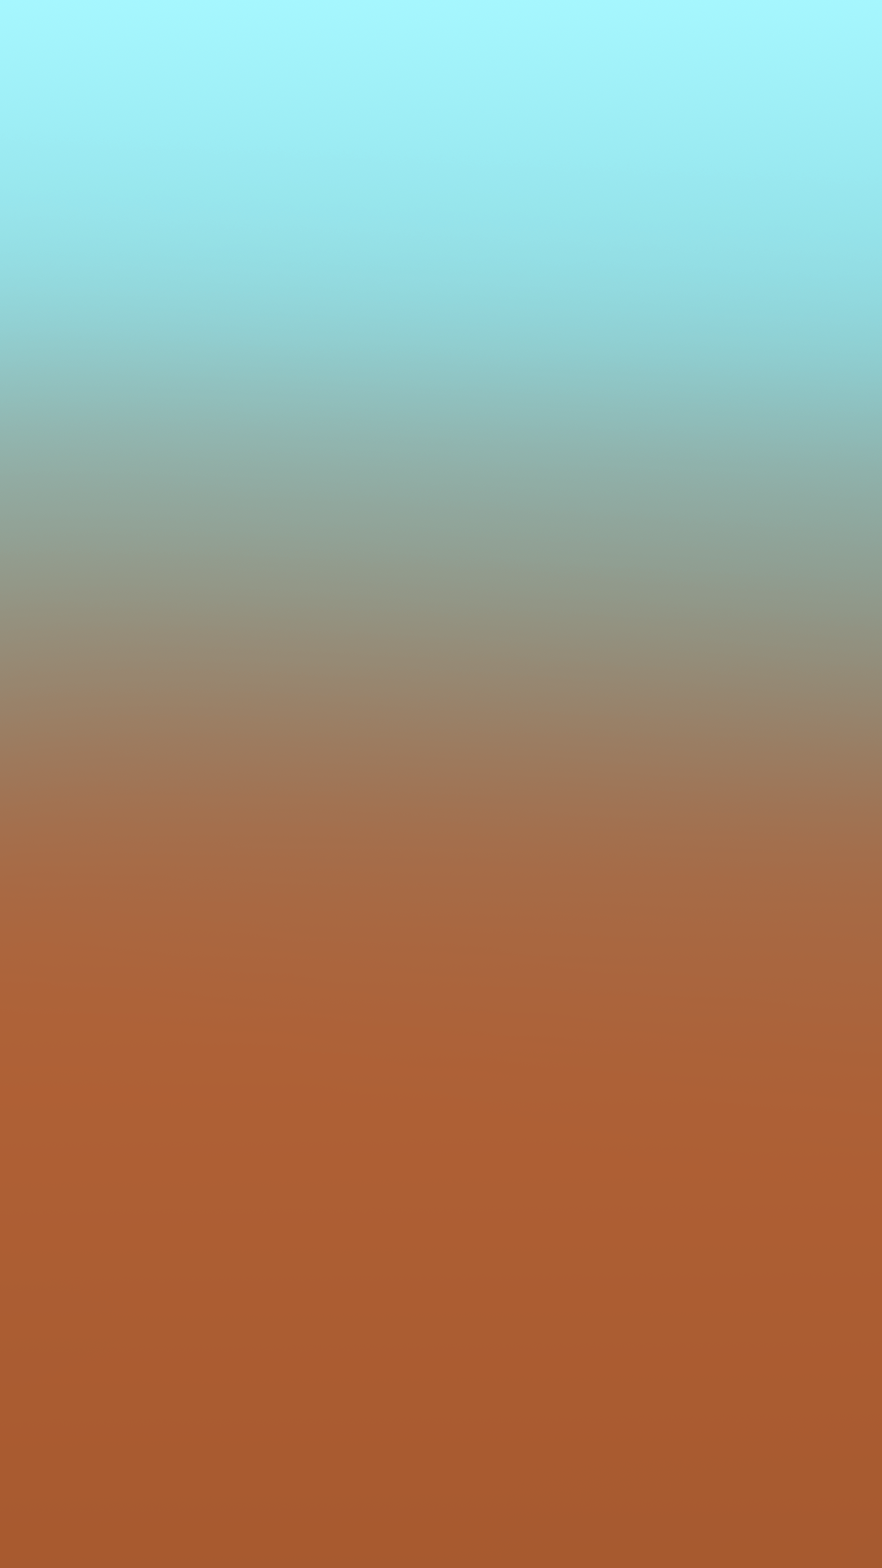
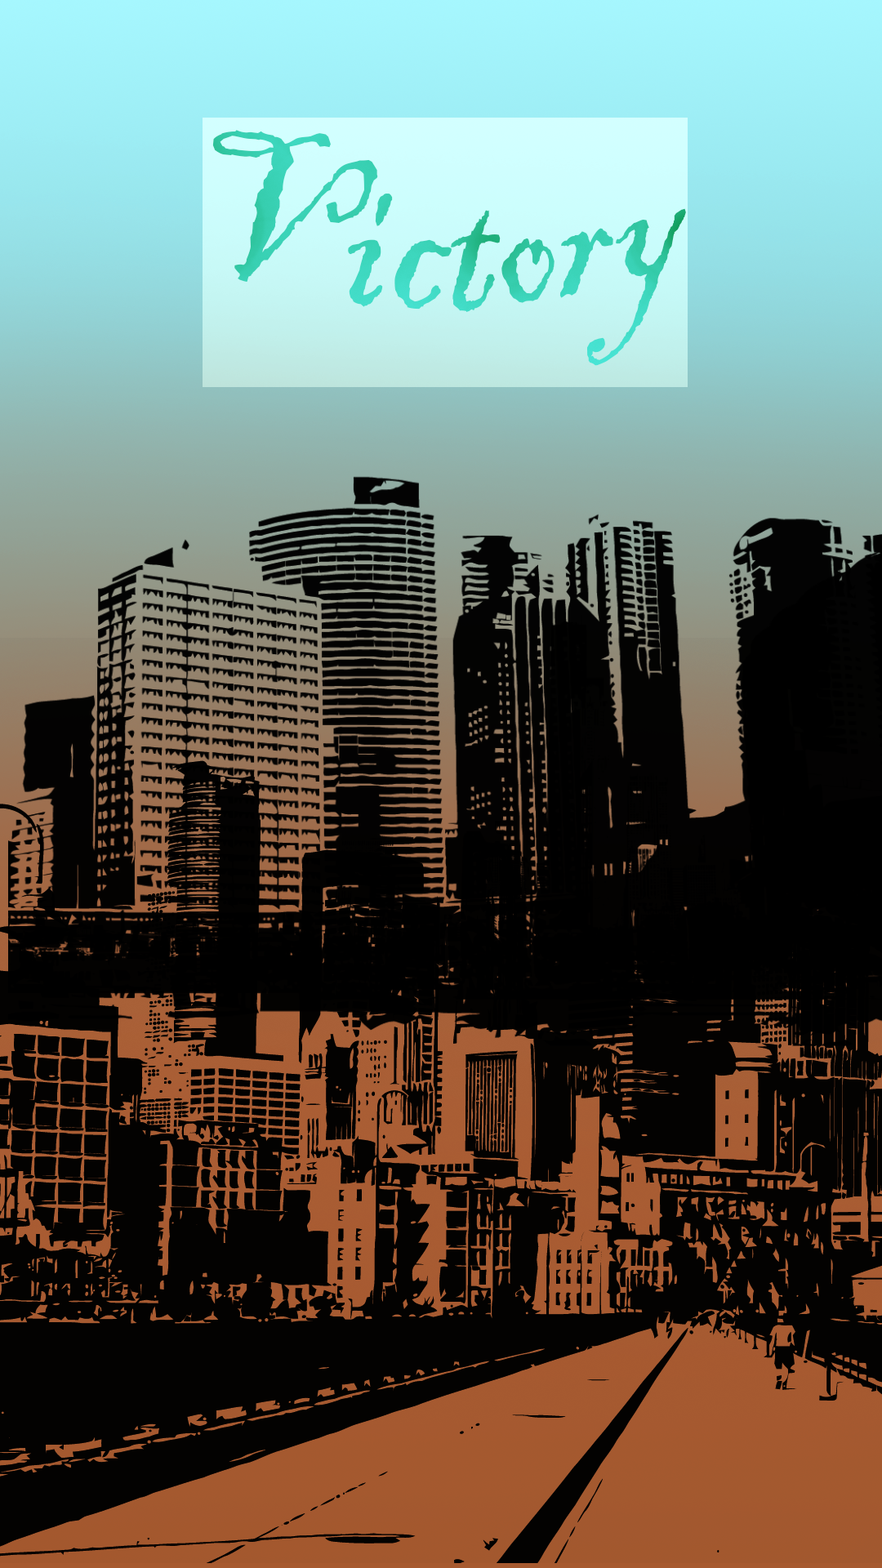
Before/after of a (882, 1568) layered artwork. What changed in the layer stack:
added layer "Shading" (linear burn) above "City" over [0, 117, 882, 733]
added layer "City" (1st of 2) (darker color) above "Layer 3" over [212, 129, 686, 366]
added layer "Layer 3" above "City" over [0, 637, 882, 1564]
added layer "City" (2nd of 2) above "Sunrise" over [8, 476, 882, 1047]
added layer "Layer 2" (addition) above "Background" over [202, 117, 688, 388]
painted on "Background" over [0, 117, 882, 1564]